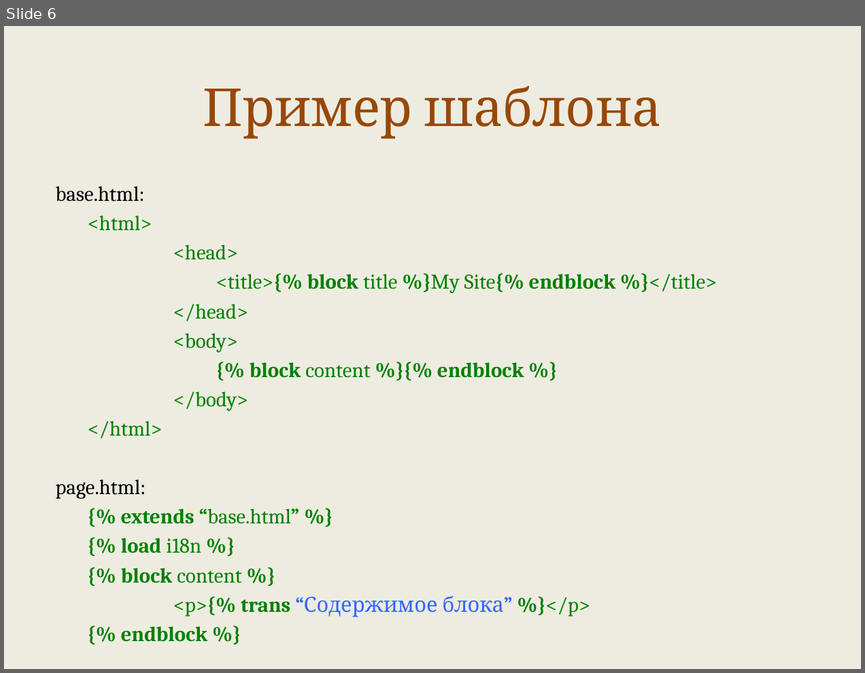
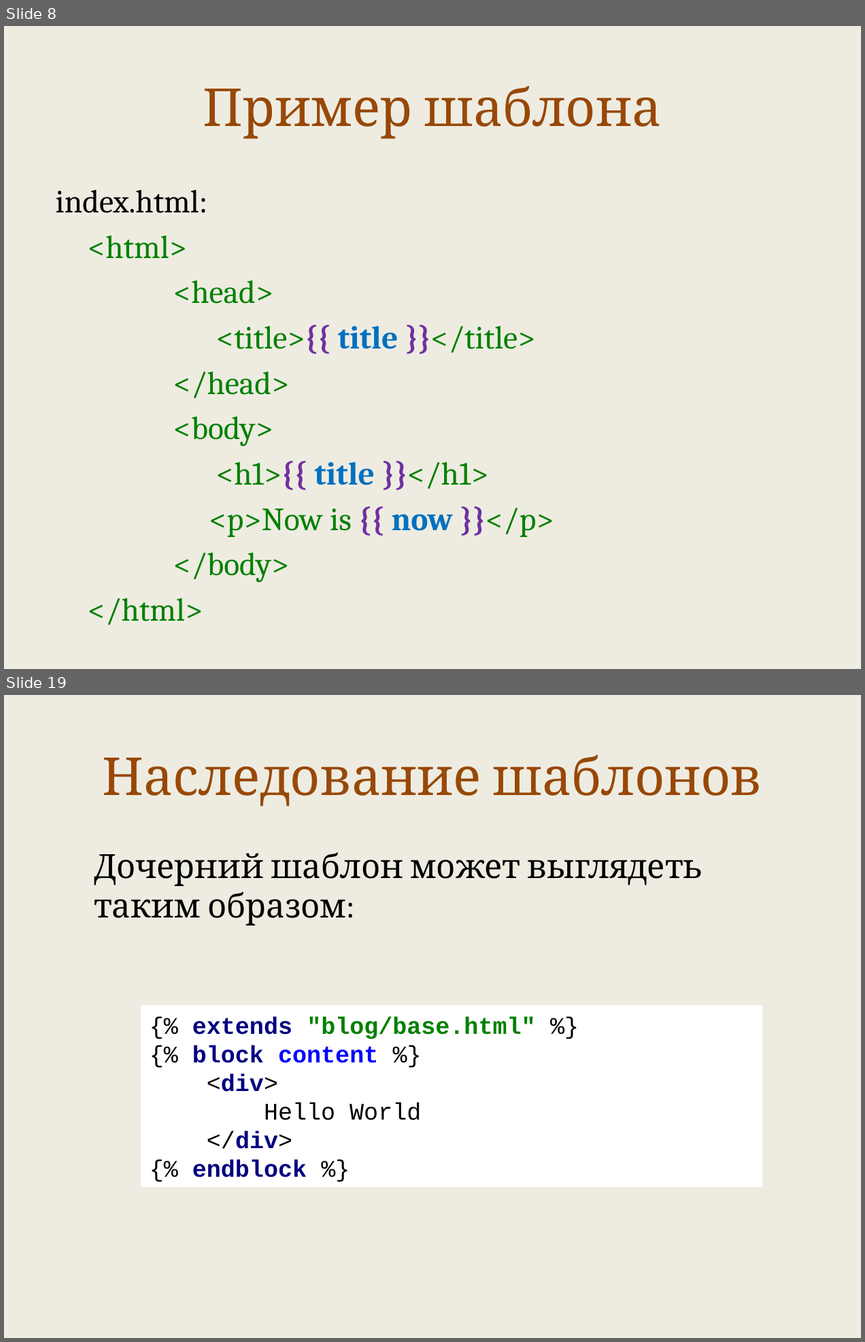
Before and after one commit to maxchv/LearnPython, a slide deck: week11/templates.pptx. Shown one above the other, each under a label of ours: slide 6 before the commit, slides 8 and 19 after it; the slides between them are not shown. The pictures are 865x673 and 865x1342 pixels, drawn with LibreOffice and Linux fonts; fonts in the diff are those of the drawing. Boxes give left, top, right and bottom in pixels: in the first picture for what was removed or moved away, otherwise in the second. Text is boxed around its words. In the diff, an @@ line names an element or a change of style, - is before the commit and + after.

```diff
--- a/week11/templates.pptx
+++ b/week11/templates.pptx
@@ slide 19 added at (4, 695, 861, 1338), background #EEECE1 @@
@@ title added at (102, 755, 762, 806), 44 pt, text #984807 @@
+Наследование шаблонов
@@ text added at (94, 852, 703, 926), 28 pt, text #000000 @@
+Дочерний шаблон может выглядеть таким образом:
@@ rectangle added at (141, 1005, 762, 1187), fill #FFFFFF, 20 pt, text #000000, bold @@
+{% extends "blog/base.html" %}
+{% block content %}
+<div>
+Hello World
+</div>
+{% endblock %}
@@ what was slide 6 is now slide 8 @@
@@ slide 8 changed as well @@
@@ text at (56, 190, 208, 213): text changed; size 17.6 to 27.2 pt @@
-base.html:
+index.html:
@@ text at (88, 235, 290, 582): size 17.6 to 27.2 pt in "<html>", "<head>", "</head>", "<body>" and 2 more places; more space between paragraphs @@
@@ text at (216, 325, 536, 354): text changed; size 17.6 to 27.2 pt @@
-<title>{% block title %}My Site{% endblock %}</title>
+<title>{{ title }}</title>
@@ text at (209, 461, 553, 537): text changed; size 17.6 to 27.2 pt; bold off @@
-{% block content %}{% endblock %}
+<h1>{{ title }}</h1>
+<p>Now is {{ now }}</p>
@@ text at (56, 479, 590, 641): paragraphs removed @@
-page.html:
-{% extends “base.html” %}
-{% load i18n %}
-{% block content %}
-<p>{% trans “Содержимое блока” %}</p>
-{% endblock %}
```
Also in this commit, not shown: 1 other slide changed, 20 other slides added, 10 slides removed.
